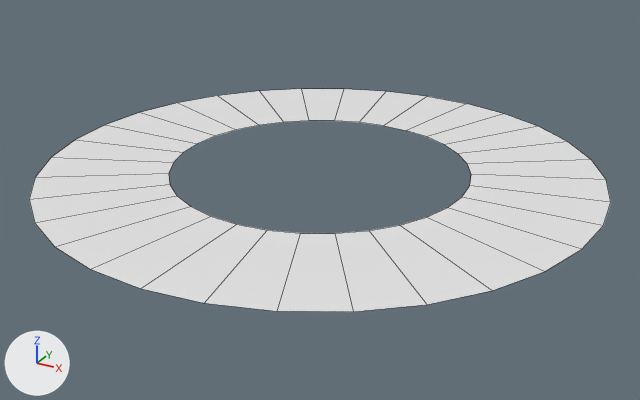
The FBX model Assets/Graphics/Meshes/Particle meshes/attack1_particle_mesh.fbx: old version first, new version second.
Both versions are drawn from a camera (50 mm lens) standing at (1.43, -2.599, 1.176) and looking at (0.022, -0.04, -0.104). Lighting does not change. The marker at lower left points along +X, +Y and +Z. Mesh edges are drawn as thin lines.

Before the edit, the objects in view are built like this:
```python
me_circle_004 = bpy.data.meshes.new('Circle.004')
me_circle_004.from_pydata(...)  # 64 vertices, 32 faces; spans x -1.0..1.0, y -1.0..1.0, z 0.0
ob_circle = bpy.data.objects.new('Circle', me_circle_004)
ob_circle.location = (0.0, 0.0, 0.0)
```
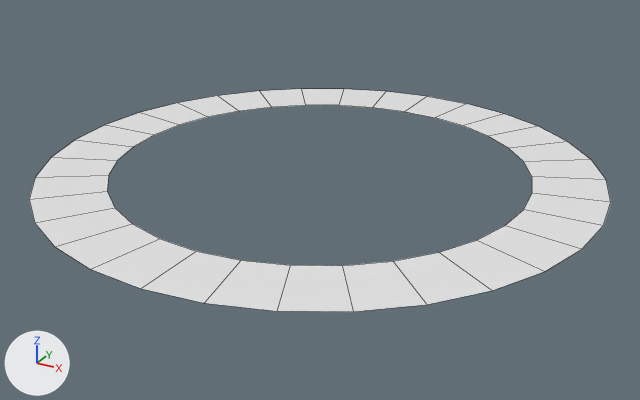
Location of each change, [x1, y1, x2, y2] in pixels of the pictures (640 x 400 px; the box of a moved part takes in the faces that stretch with it):
part 1 of me_circle_004, moved or reshaped: [50, 101, 547, 277] in both

Edits to the bpy script that builds the scene:
```text
Change me_circle_004:
    where me_circle_004.from_pydata(...)  # 64 vertices, 32 faces; spans x -1.0..1.0, y -1.0..1.0, z 0.0
    used by ob_circle; location = (0.0, 0.0, 0.0)
    me_circle_004 part 1: all 32 vertices in x -0.54..0.54, y -0.54..0.54, z 0.0 are scaled about their middle by (1.39, 1.39, 1)
```
